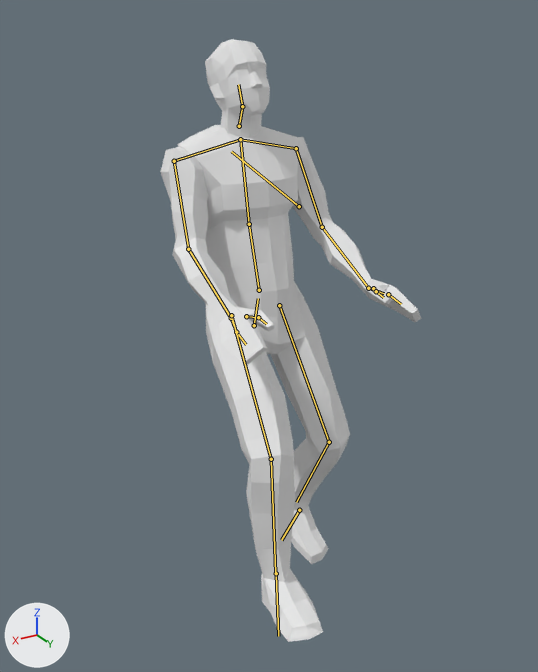
A saved change to the glTF model Assets/models/zombies/ZombiConRig.glb.
Both versions are drawn from a camera (50 mm lens) standing at (1.073, 1.732, 1.737) and looking at (0.041, 0.012, 0.877). The axes (+X, +Y, +Z) are drawn at lower left. The lights are the same throughout. The first picture is the older version. Both versions are drawn at frame 4 of the action '[Esconder acción]'; the numbers are the values there. The bones that change, and the others that lie on the model, are drawn over the model as lines.

Names of what the first picture shows: 'Cuerpo'.
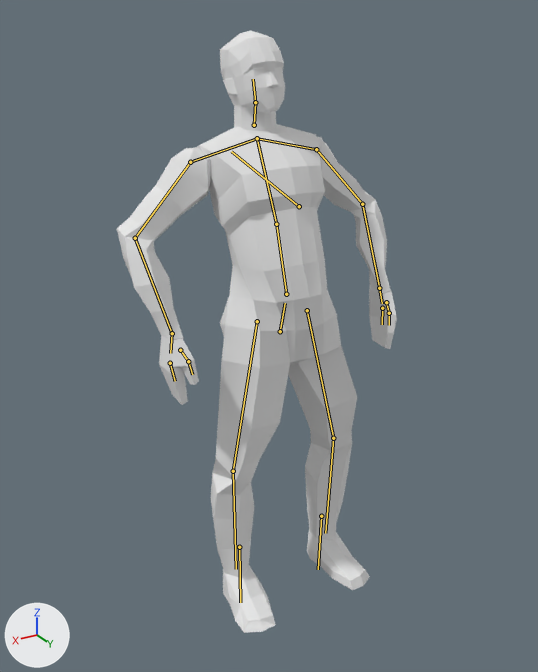
Pixel boxes (x1, y1, x2, y2) of what changed, in the pictures (538 x 672 px):
'Cuerpo', posed (7% wider): before (160, 39, 421, 642); after (117, 30, 397, 633)
bone 'pelvis', root to tip: before (254, 325) to (258, 298); after (280, 331) to (285, 303)
bone 'chest', root to tip: before (249, 224) to (240, 139); after (276, 224) to (257, 138)
bone 'head', root to tip: before (242, 106) to (238, 84); after (255, 102) to (253, 79)
bone 'upper_arm_left', root to tip: before (296, 148) to (322, 227); after (316, 149) to (362, 204)
bone 'forearm_left', root to tip: before (322, 227) to (368, 288); after (362, 204) to (379, 288)
bone 'hand_left', root to tip: before (368, 288) to (384, 293); after (379, 288) to (382, 303)
bone 'upper_arm_right', root to tip: before (174, 161) to (188, 249); after (190, 162) to (135, 238)
bone 'forearm_right', root to tip: before (188, 249) to (231, 318); after (135, 238) to (172, 333)
bone 'hand_right', root to tip: before (231, 318) to (234, 327); after (172, 333) to (170, 353)
bone 'thigh_left', root to tip: before (279, 305) to (329, 442); after (307, 310) to (333, 438)
bone 'shin.L', root to tip: before (329, 442) to (296, 502); after (333, 438) to (325, 533)
bone 'thigh_right', root to tip: before (231, 315) to (271, 459); after (257, 321) to (233, 471)
bone 'shin.R', root to tip: before (271, 459) to (275, 573); after (233, 471) to (236, 569)

What the commit changed:
Bone 'pelvis' (bone_pelvis) moves from (0.0, -0.072, -0.141) to (0.0, 0.0, 0.0).
Bone 'chest' (bone_chest) turns from (15, 0, 0) to (0, 0, 0) degrees about its own x, y and z.
Bone 'head' (bone_head) turns from (-25, -1, 0) to (0, 0, 0) degrees about its own x, y and z.
Bone 'upper_arm_left' (bone_upper_arm_left) turns from (31, 19, 1) to (-5, 65, 28) degrees about its own x, y and z.
Bone 'forearm_left' (bone_forearm_left) turns from (13, 8, 13) to (41, -28, -12) degrees about its own x, y and z.
Bone 'hand_left' (bone_hand_left) turns from (18, 4, 28) to (-28, -30, 17) degrees about its own x, y and z.
Bone 'upper_arm_right' (bone_upper_arm_right) turns from (31, -19, -1) to (-5, -65, -28) degrees about its own x, y and z.
Bone 'forearm_right' (bone_forearm_right) turns from (13, -8, -13) to (41, 28, 13) degrees about its own x, y and z.
Bone 'hand_right' (bone_hand_right) turns from (18, -4, -28) to (-28, 30, -17) degrees about its own x, y and z.
Bone 'thigh_left' (bone_thigh_left) turns from (-29, -3, -2) to (-9, -30, -2) degrees about its own x, y and z.
Bone 'shin.L' (bone_shin_l) turns from (54, -5, 2) to (14, 21, 13) degrees about its own x, y and z.
Bone 'thigh_right' (bone_thigh_right) turns from (-56, 6, 1) to (-14, -58, 18) degrees about its own x, y and z.
Bone 'shin.R' (bone_shin_r) turns from (51, 8, -3) to (-16, 65, -24) degrees about its own x, y and z.
